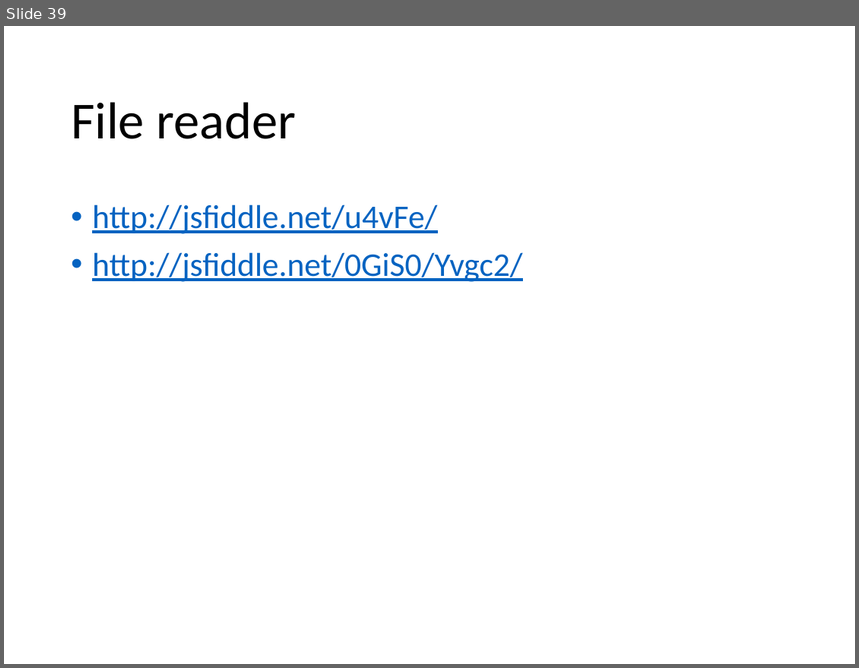
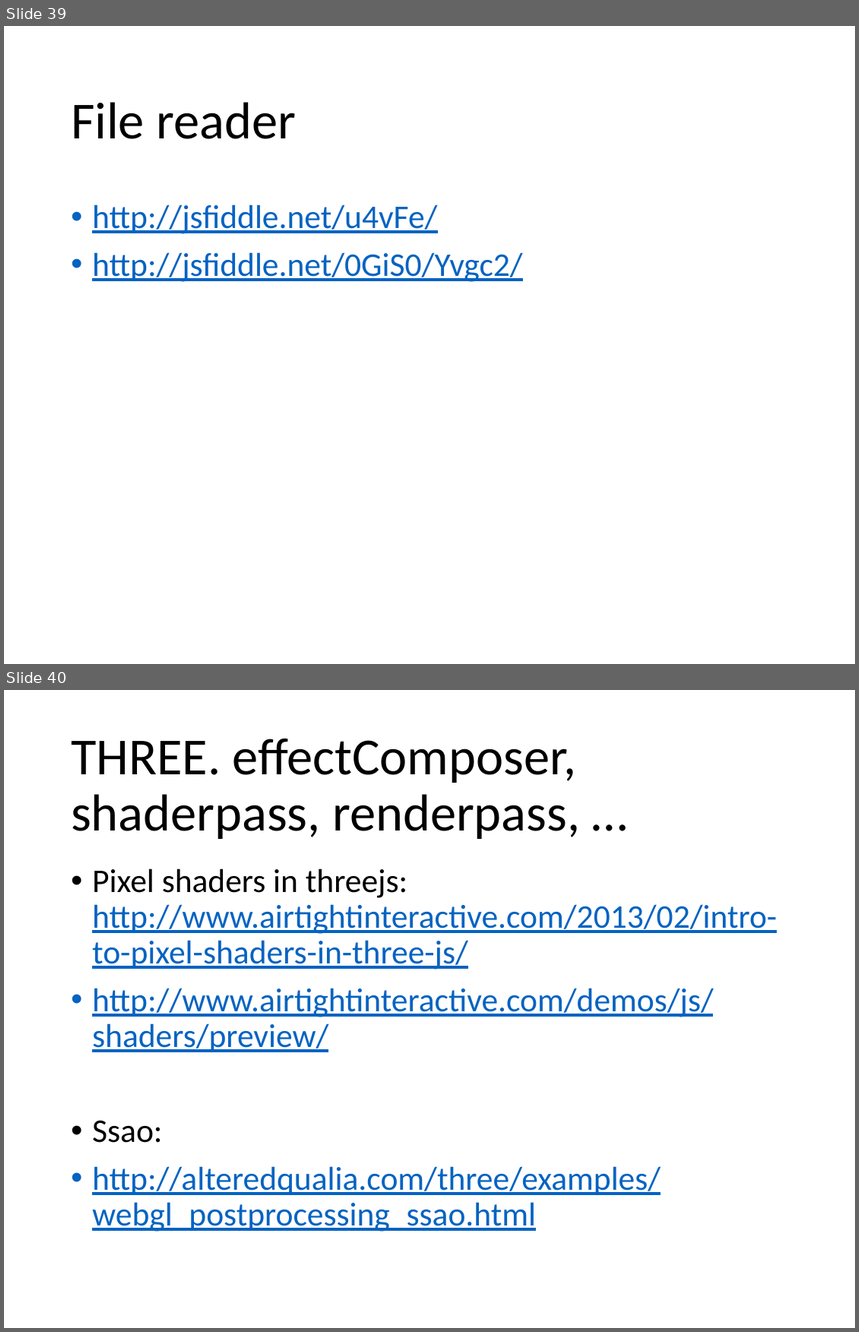
Before and after one commit to caa1211/tutsplus, a slide deck: threejs-tuts-4.pptx. Shown one above the other, each under a label of ours: slide 39 before the commit, slides 39 and 40 after it. The pictures are 859x668 and 859x1332 pixels, drawn with LibreOffice and Linux fonts; fonts in the diff are those of the drawing. Boxes give left, top, right and bottom in pixels: in the first picture for what was removed or moved away, otherwise in the second. Text is boxed around its words. In the diff, an @@ line names an element or a change of style, - is before the commit and + after.

```diff
--- a/threejs-tuts-4.pptx
+++ b/threejs-tuts-4.pptx
@@ slide 40 added at <box>4,690,855,1328</box>, background #FFFFFF @@
@@ title added at <box>71,738,580,839</box>, 44 pt, text #000000 @@
+THREE. effectComposer, shaderpass, renderpass, …
@@ text added at <box>92,869,777,1232</box>, 28 pt, text #0563C1, underline @@
+• Pixel shaders in threejs: http://www.airtightinteractive.com/2013/02/intro-to-pixel-shaders-in-three-js/
+• http://www.airtightinteractive.com/demos/js/shaders/preview/
+• Ssao:
+• http://alteredqualia.com/three/examples/webgl_postprocessing_ssao.html
```
Also in this commit, not shown: 6 other files.
